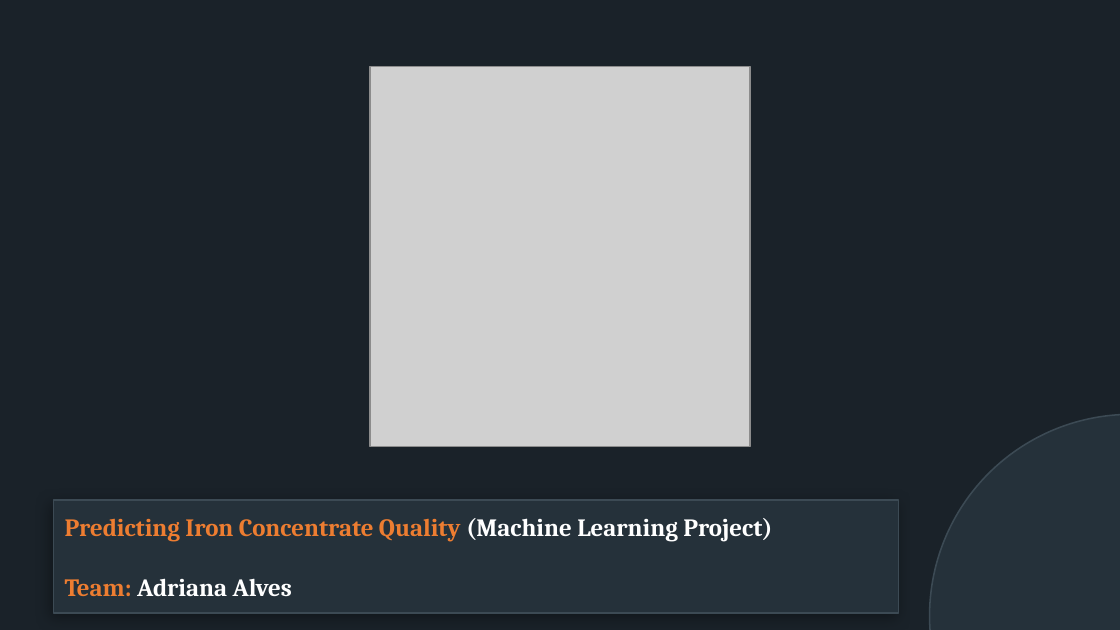
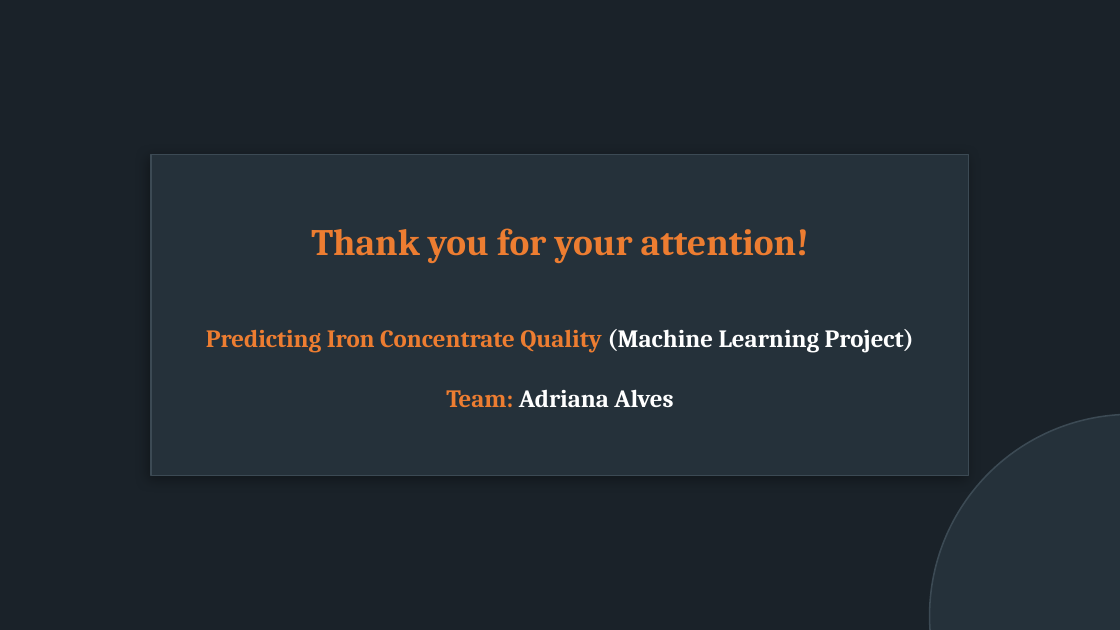
Before and after one commit to AdrianaAlves94/Iron_processing_concentration_MLProject, a slide deck: slide 9 of slides/Predicting Iron Concentrate Quality (1).pptx. Drawn at 1120x630 pixels with LibreOffice and Linux fonts; fonts in the diff are those of the drawing; grey boxes stand for pictures. Boxes give left, top, right and bottom in pixels: in the first picture for what was removed or moved away, otherwise in the second. Text is boxed around its words. In the diff, an @@ line names an element or a change of style, - is before the commit and + after.

```diff
--- a/slides/Predicting Iron Concentrate Quality (1).pptx
+++ b/slides/Predicting Iron Concentrate Quality (1).pptx
@@ picture removed at (370,66,749,446) @@
@@ rectangle "Thank you for your attention!": place and size @@
-rectangle "Thank you for your attention!" at (54,500,899,613)
+rectangle "Thank you for your attention!" at (151,155,969,476)
@@ text in rectangle at (311,228,809,263): paragraph added @@
+Thank you for your attention!
@@ text in rectangle at (206,329,914,407): alignment left to centre @@
```
Also in this commit, not shown: 1 other file.
